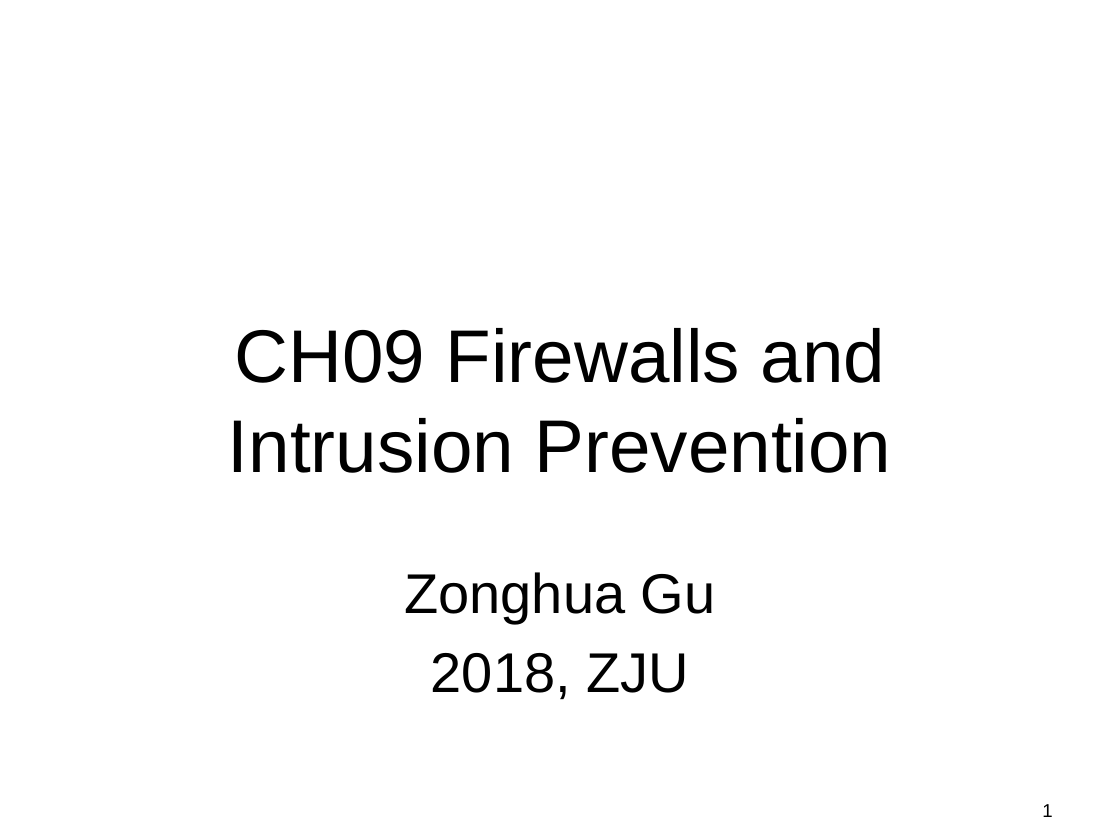
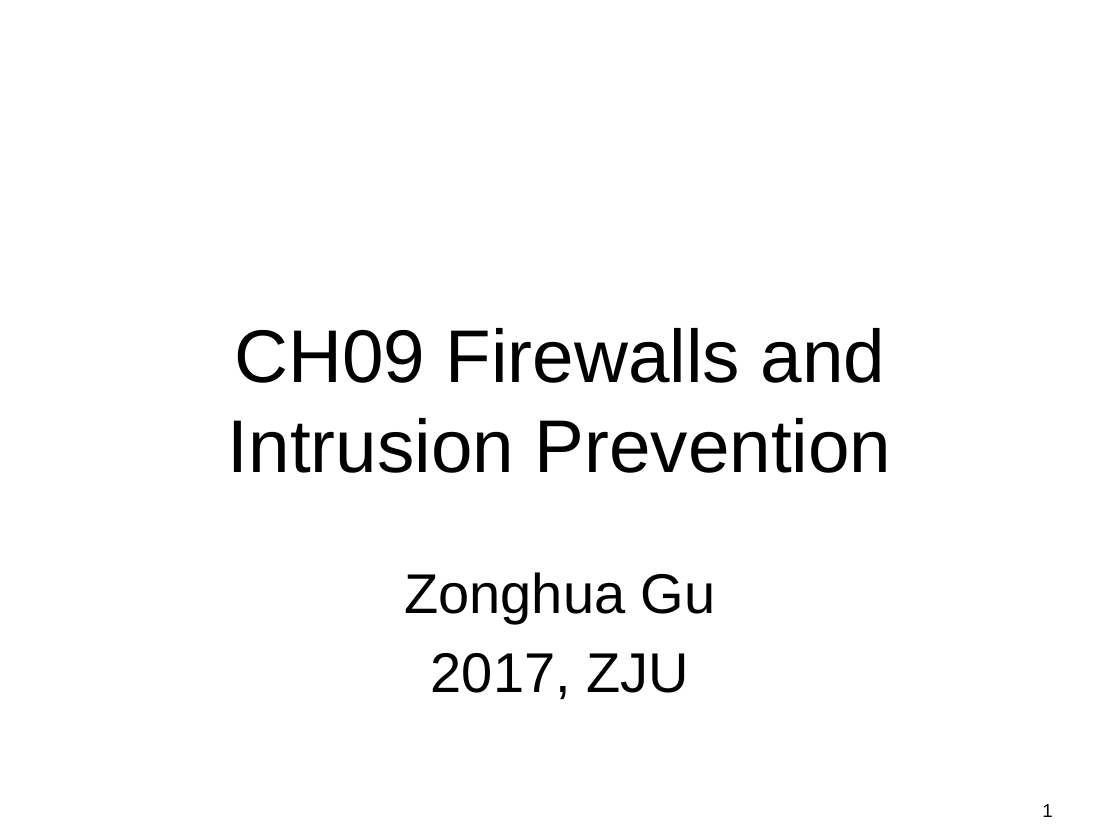
Before and after one commit to gulaoshi/gu.github.io, a slide deck: slide 1 of InfoSec/PPTs/L10-CH09-Firewalls and Intrusion Prevention.pptx. Drawn at 1120x840 pixels with LibreOffice and Linux fonts; fonts in the diff are those of the drawing. Boxes give left, top, right and bottom in pixels: in the first picture for what was removed or moved away, otherwise in the second. Text is boxed around its words. In the diff, an @@ line names an element or a change of style, - is before the commit and + after.

```diff
--- a/InfoSec/PPTs/L10-CH09-Firewalls and Intrusion Prevention.pptx
+++ b/InfoSec/PPTs/L10-CH09-Firewalls and Intrusion Prevention.pptx
@@ subtitle at (x1=431, y1=653, x2=689, y2=700): text changed @@
-2018, ZJU
+2017, ZJU
```
Also in this commit, not shown: 13 other files.
